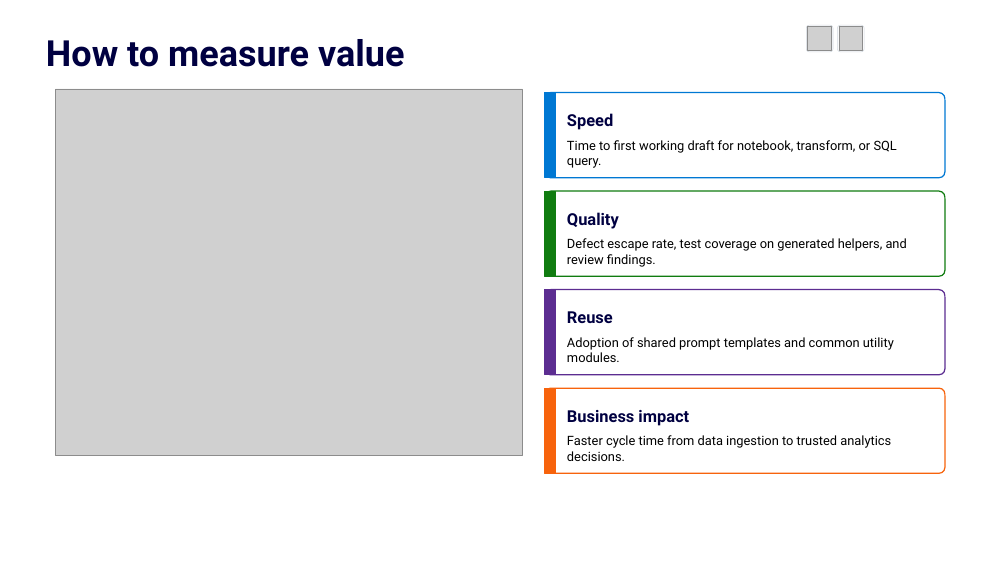
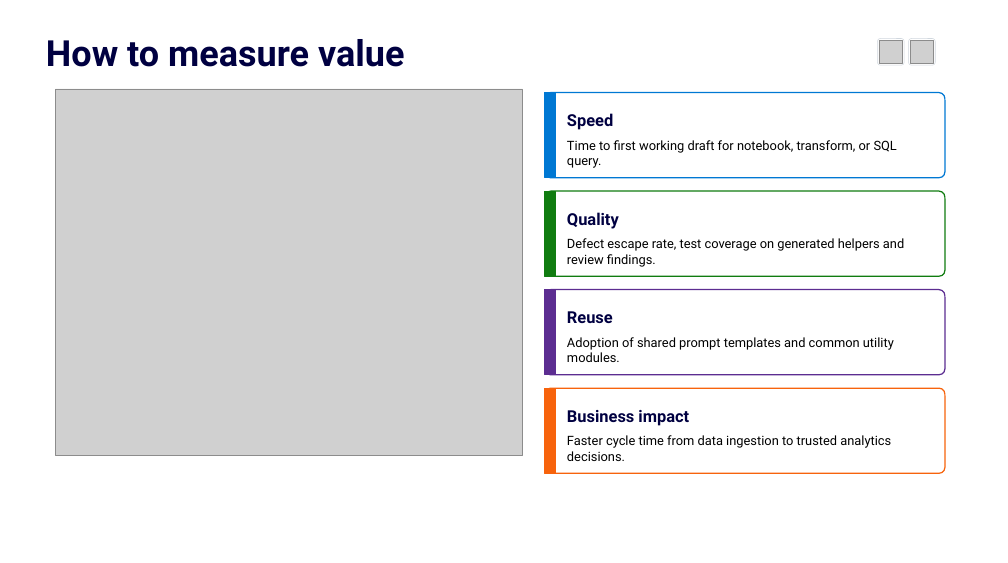
Before and after one commit to jordanbean-msft/github-copilot-for-data-professionals, a slide deck: slide 12 of deck/github-copilot-for-data-professionals.pptx. Drawn at 1008x563 pixels with LibreOffice and Linux fonts; fonts in the diff are those of the drawing; grey boxes stand for pictures; background and template pictures are left out. Boxes give left, top, right and bottom in pixels: in the first picture for what was removed or moved away, otherwise in the second. Text is boxed around its words. In the diff, an @@ line names an element or a change of style, - is before the commit and + after.

```diff
--- a/deck/github-copilot-for-data-professionals.pptx
+++ b/deck/github-copilot-for-data-professionals.pptx
@@ 2 pictures, 2 rounded rectangles moved together from (x1=806, y1=25, x2=864, y2=52) to (x1=878, y1=39, x2=935, y2=65) @@
@@ text at (x1=567, y1=238, x2=904, y2=267): text changed @@
-Defect escape rate, test coverage on generated helpers, and review findings.
+Defect escape rate, test coverage on generated helpers and review findings.
```
Also in this commit, not shown: 10 other slides changed, 4 other files.
